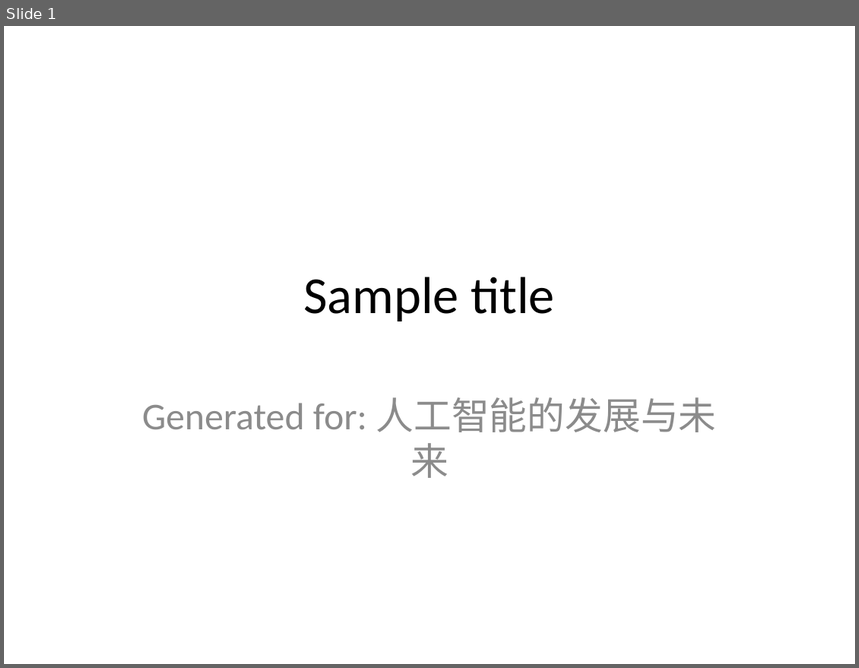
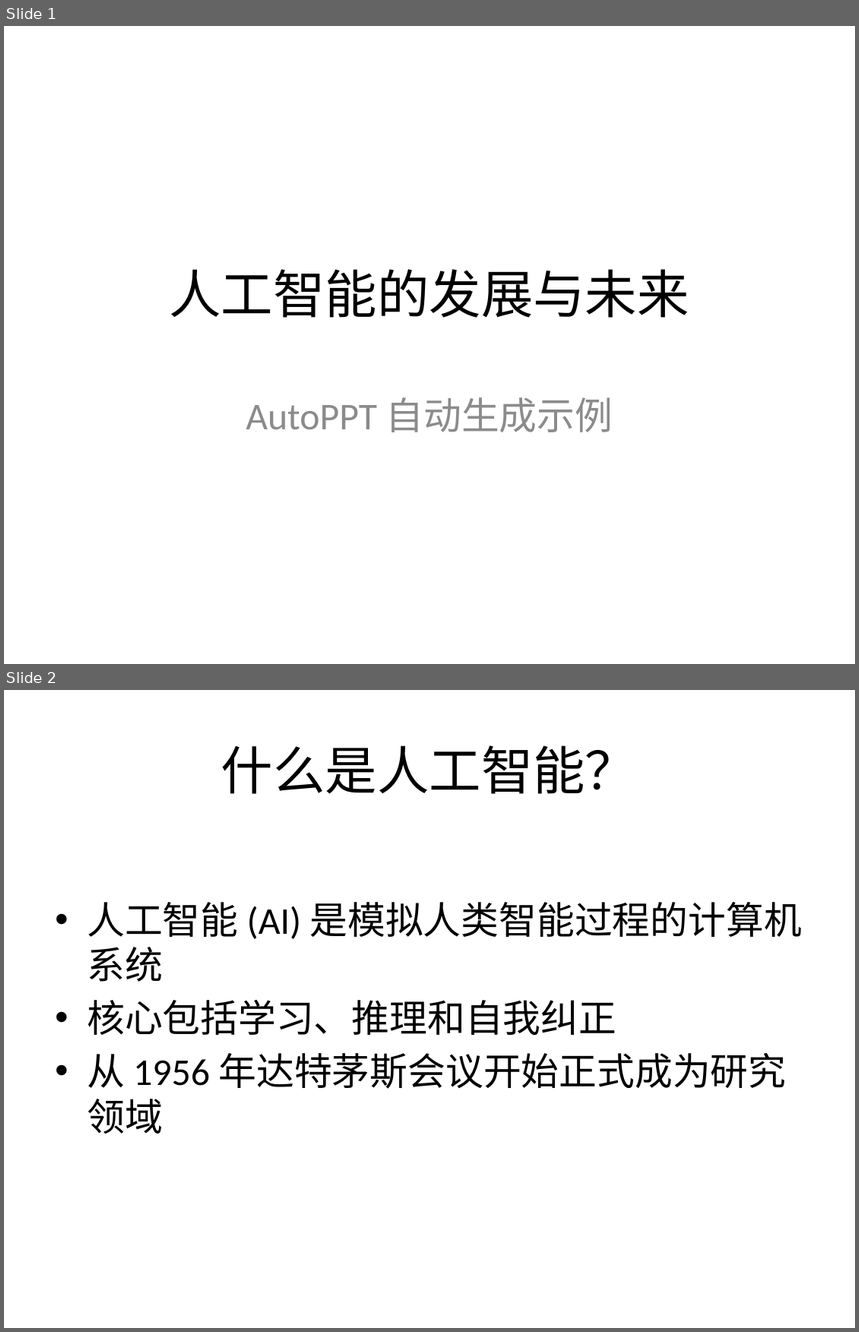
Before and after one commit to yeasy/AutoPPT, a slide deck: samples/cn_tech.pptx. Shown one above the other, each under a label of ours: slide 1 before the commit, slides 1 and 2 after it. The pictures are 859x668 and 859x1332 pixels, drawn with LibreOffice and Linux fonts; fonts in the diff are those of the drawing. Boxes give left, top, right and bottom in pixels: in the first picture for what was removed or moved away, otherwise in the second. Text is boxed around its words. In the diff, an @@ line names an element or a change of style, - is before the commit and + after.

```diff
--- a/samples/cn_tech.pptx
+++ b/samples/cn_tech.pptx
@@ slide 2 added at [4,690,855,1328], background #FFFFFF @@
@@ title added at [221,745,637,794], 44 pt, text #000000 @@
+什么是人工智能？
@@ text added at [87,902,802,1134], 32 pt, text #000000 @@
+• 人工智能 (AI) 是模拟人类智能过程的计算机系统
+• 核心包括学习、推理和自我纠正
+• 从 1956 年达特茅斯会议开始正式成为研究领域
@@ slide 1 changed as well @@
@@ title at [169,269,689,318]: text changed @@
-Sample title
+人工智能的发展与未来
@@ subtitle at [246,398,614,433]: text changed @@
-Generated for: 人工智能的发展与未来
+AutoPPT 自动生成示例
```
Also in this commit, not shown: 2 other slides added, 4 slides removed, 7 other files.
